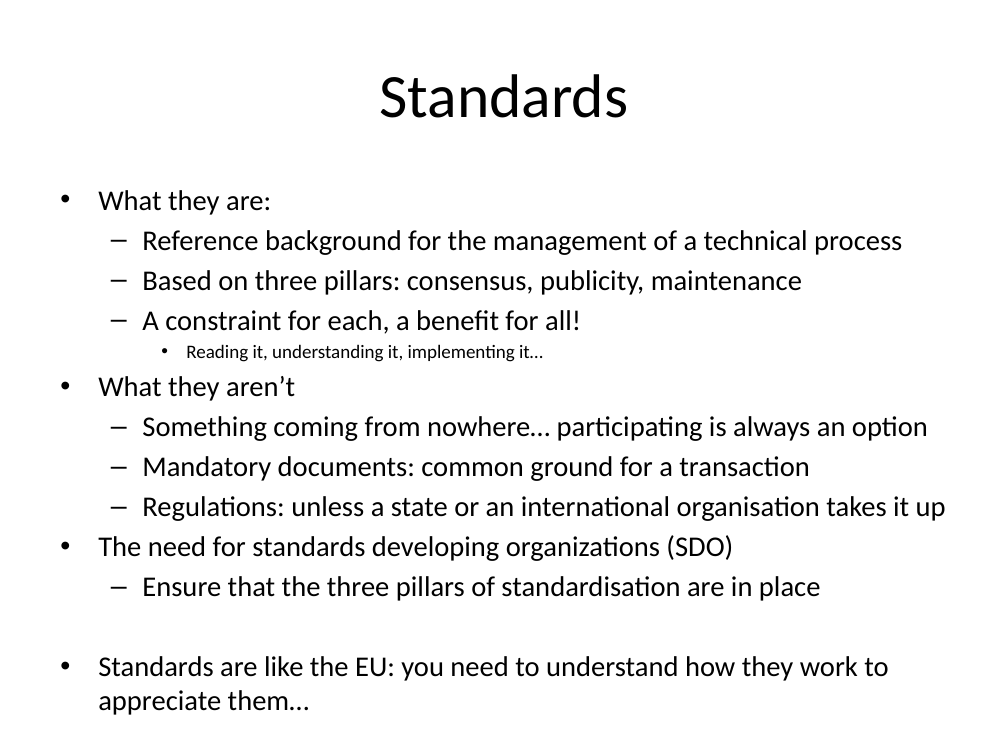
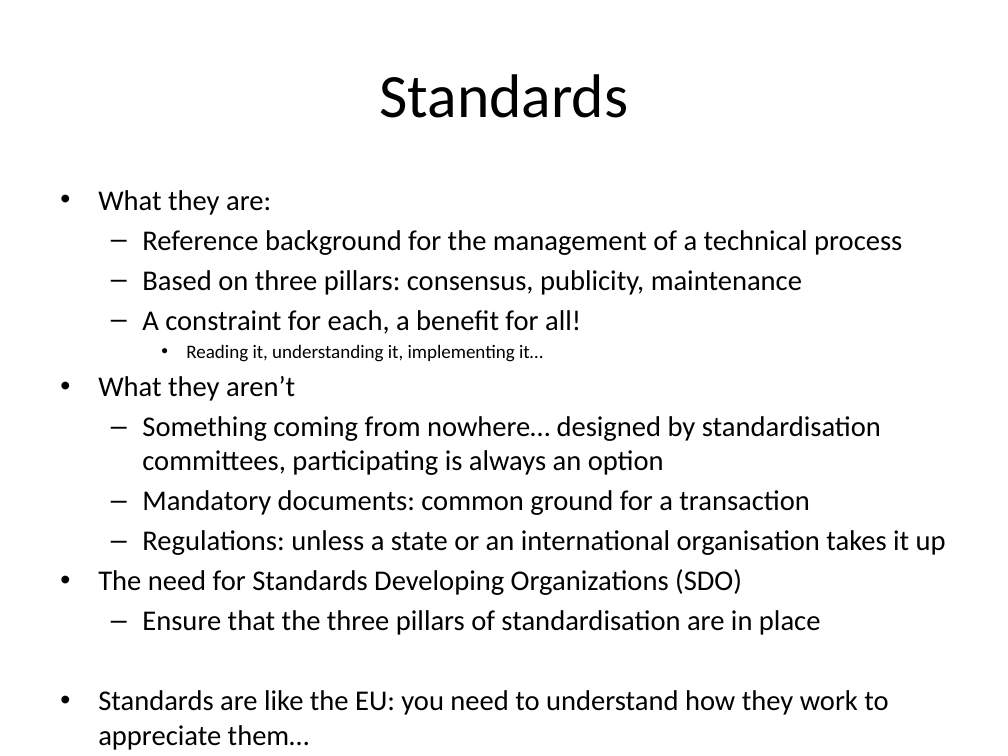
Before and after one commit to DARIAH-ERIC/lexicalresources, a slide deck: slide 11 of Events/LSSL2022/CourseMaterial/Lisbon 1 StandardsIntroduction.pptx. Drawn at 1008x756 pixels with LibreOffice and Linux fonts; fonts in the diff are those of the drawing. Boxes give left, top, right and bottom in pixels: in the first picture for what was removed or moved away, otherwise in the second. Text is boxed around its words. In the diff, an @@ line names an element or a change of style, - is before the commit and + after.

```diff
--- a/Events/LSSL2022/CourseMaterial/Lisbon 1 StandardsIntroduction.pptx
+++ b/Events/LSSL2022/CourseMaterial/Lisbon 1 StandardsIntroduction.pptx
@@ text at (x1=142, y1=416, x2=881, y2=475): text changed @@
-  – Something coming from nowhere… participating is always an option
+  – Something coming from nowhere… designed by standardisation committees, participating is always an option
@@ text at (x1=98, y1=569, x2=742, y2=595): text changed @@
-• The need for standards developing organizations (SDO)
+• The need for Standards Developing Organizations (SDO)
```
Also in this commit, not shown: 1 other slide changed.
